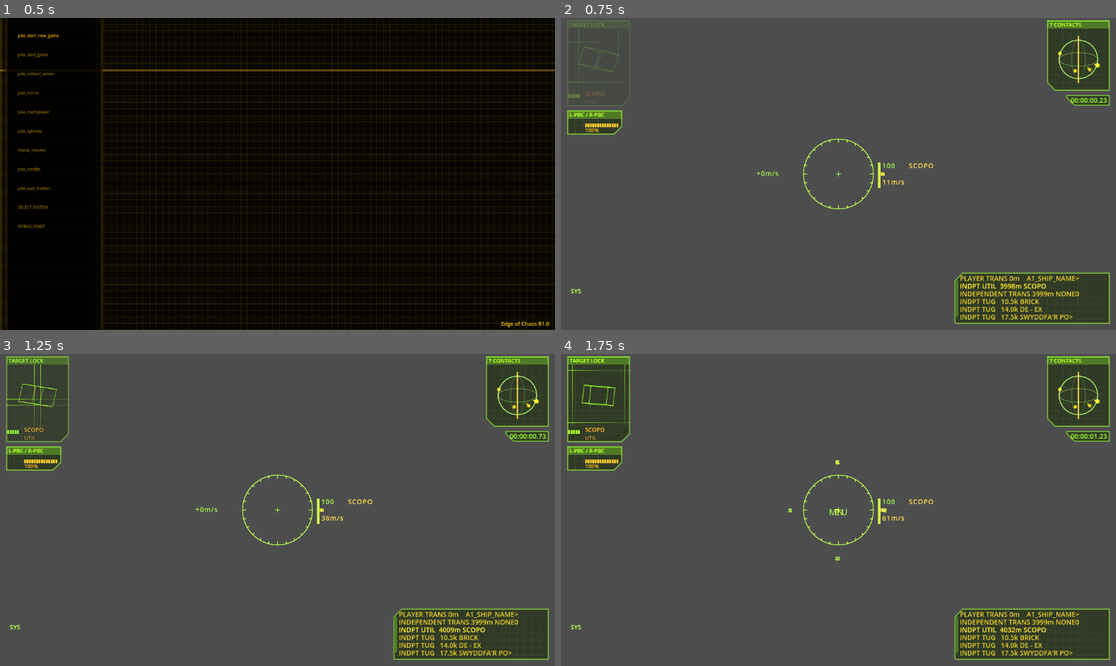
Above: before the commit, frames 1-4 (two rows, left to right).
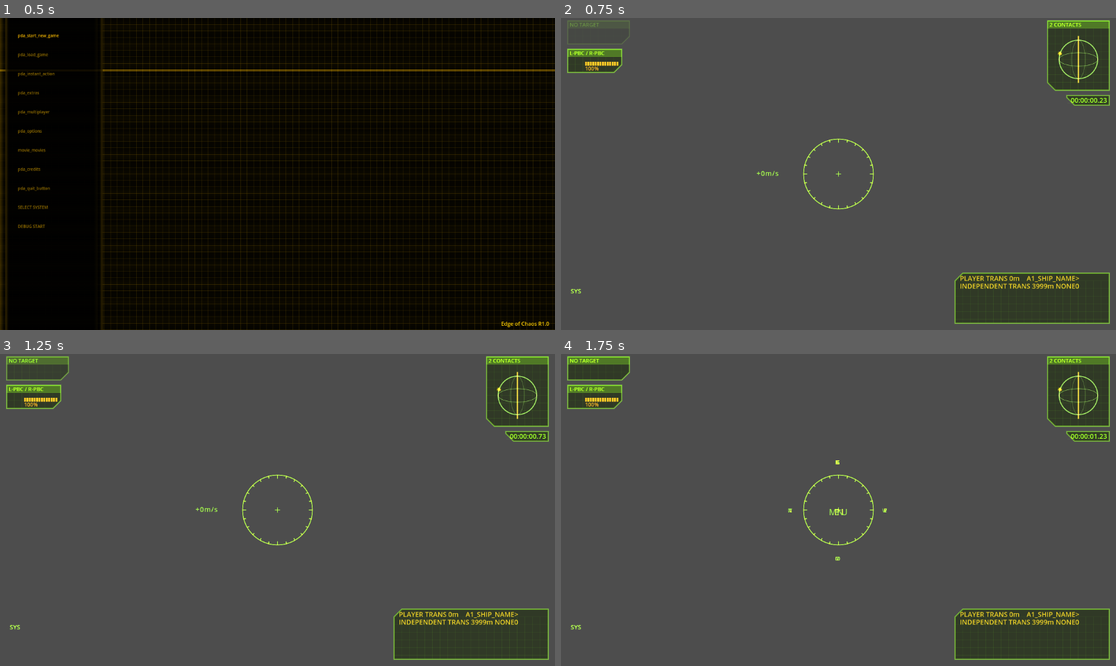
Above: after the commit, the same moments.

Repository: jleclanche/iw2-remaster
Game: Godot game, scene res://scenes/main.tscn
The game is run twice, just before and just after one commit, with the same random seed, the same clock (stepped at 60 frames per second) and the same inputs.
Inputs (mouse positions are in pixels of both pictures, inside the frame that each line leads up to):
- Up to frame 1 (0.5 s): no input
- Up to frame 2 (0.75 s): tap Enter at 0.5 s; drag from (838, 174) to (894, 105) at 0.52 s
- Up to frame 3 (1.25 s): no input
- Up to frame 4 (1.75 s): move the mouse to (810, 510) at 1.27 s; hold Up from 1.28 s (still down); tap Keypad Enter at 1.35 s; tap Space at 1.52 s

Frame 1 is identical in both runs. In frame 2, 2.8% of the frame differs, in the area x 1-98%, y 1-97%; in frame 3, 3.6%; in frame 4, 3.6%.
Error in both runs: Unable to iterate on object of type 'Nil'. (res://scripts/pog/natives/world.gd:399)

Commit message:
act0: remove the non-canonical placeholder NPC traffic
The Scopo/Marengo/Brick/etc. ships spawned in _setup_act0_scene were
hand-authored test stand-ins with no extraction source -- made-up names,
factions, positions and waypoints (law 1). They doubled up with the real
ported traffic under use_port/use_pog and were never gated. Drop them and
the now-unused _spawn_npc helper; the original's ambient life comes from
the ported itrafficcreation population system instead.

Co-Authored-By: Claude Opus 4.8 (1M context) <noreply@anthropic.com>
Claude-Session: https://claude.ai/code/session_01D2AAcV7Rok1QDTW6rHFCSq

Diff:
--- a/game/scripts/main_flow.gd
+++ b/game/scripts/main_flow.gd
@@ -531,28 +531,6 @@
 	# iprelude (which owns the prelude cinematic and dispatches iact0mission10).
 	_port_boot()
 
-func _spawn_npc(dname: String, fac: String, typ: String, avatar: String,
-		pos: Vector3, wps: Array) -> AiShip:
-	var ai := AiShip.new()
-	ai.main = self
-	ai.display_name = dname
-	ai.faction = fac
-	ai.ctype = typ
-	ai.avatar_path = avatar
-	ai.setup({"hit_points": 600, "speed": [80, 80, 200],
-		"acceleration": [30, 30, 50], "yaw_rate": 18, "pitch_rate": 18,
-		"roll_rate": 18})
-	var mdl := _load_gltf(avatar)
-	if mdl != null:
-		ai.add_child(mdl)
-		ShipEffects.attach(ai, mdl)
-	ai.position = pos
-	for w in wps:
-		ai.waypoints.append(w)
-	add_child(ai)
-	ai_ships.append(ai)
-	return ai
-
 func _setup_act0_scene() -> void:
 	# extracted from the iprelude + iact0mission10 bytecode:
 	# iutilities.CreatePlayer(comsec_prefitted, "Hoffer's Gap") — the player
@@ -600,24 +578,6 @@
 			"avatar": "avatars/reactor/setup.gltf",
 			"faction": "", "type": "UTIL",
 			"jumps": [], "colors": [], "node": null, "prop_collide": true})
-	var scopo := _spawn_npc("Scopo", "INDPT", "UTIL",
-		"data/avatars/avatars/utilityvessel/setup.gltf",
-		Vector3(-600, 100, -3950),
-		[Vector3(-600, 100, -3950), Vector3(2000, 300, -8000)])
-	_spawn_npc("Marengo", "GOVMT", "TRANS",
-		"data/avatars/avatars/freighter/setup.gltf",
-		Vector3(9000, 1500, -16400),
-		[Vector3(9000, 1500, -16400), Vector3(-14000, 800, -9000)])
-	for cfg in [["Brick", 9000.0], ["De - Ex", 12000.0],
-			["Swyddfa'r Post", 15000.0]]:
-		var d2: float = cfg[1]
-		_spawn_npc(str(cfg[0]), "INDPT", "TUG",
-			"data/avatars/avatars/utilityvessel/setup.gltf",
-			Vector3(d2, 200 + d2 * 0.02, -d2 * 0.6),
-			[Vector3(d2, 0, -3000), Vector3(-2000, 400, -d2)])
-	# the tutorial opens with the nearby tug already on target
-	target_ai = scopo
-	target_idx = -1
 
 # Movies play one at a time. Several scripts can ask for one at once -- the
 # launch cutscene and the mission's own opening both do -- and playing them on
